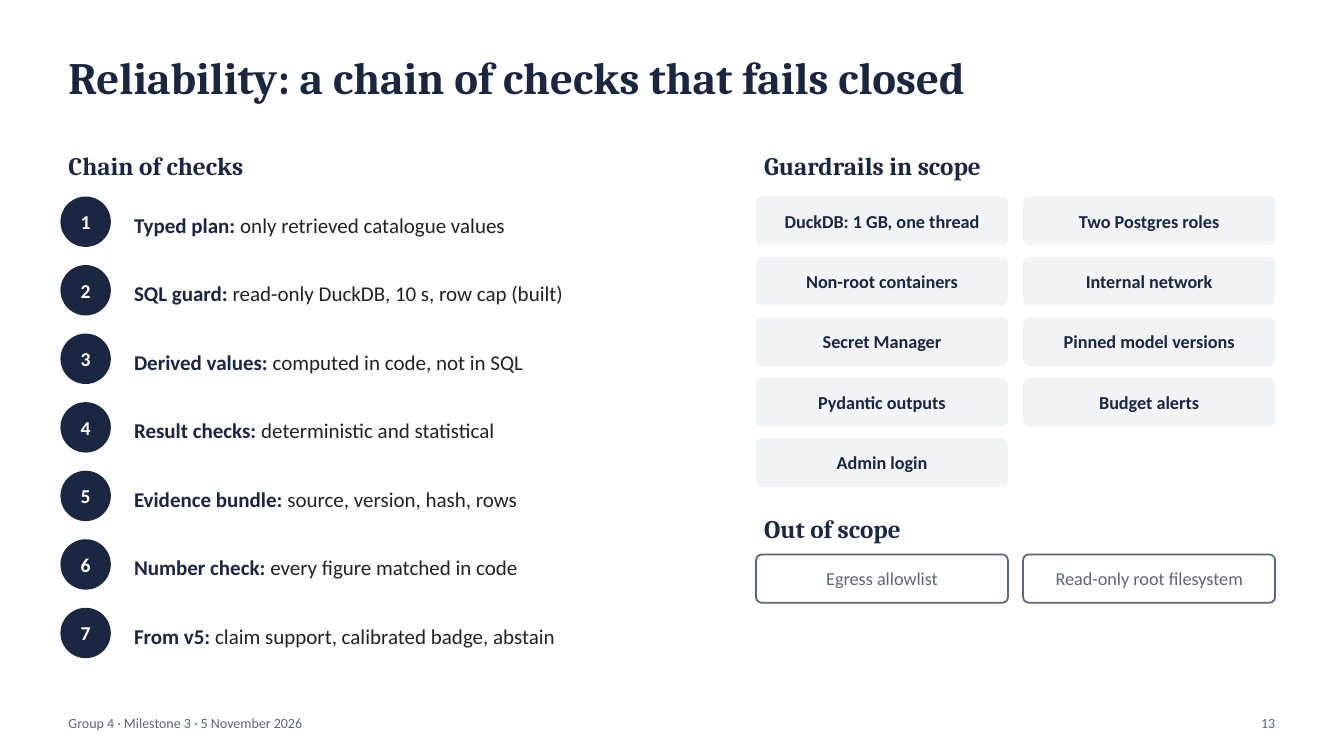
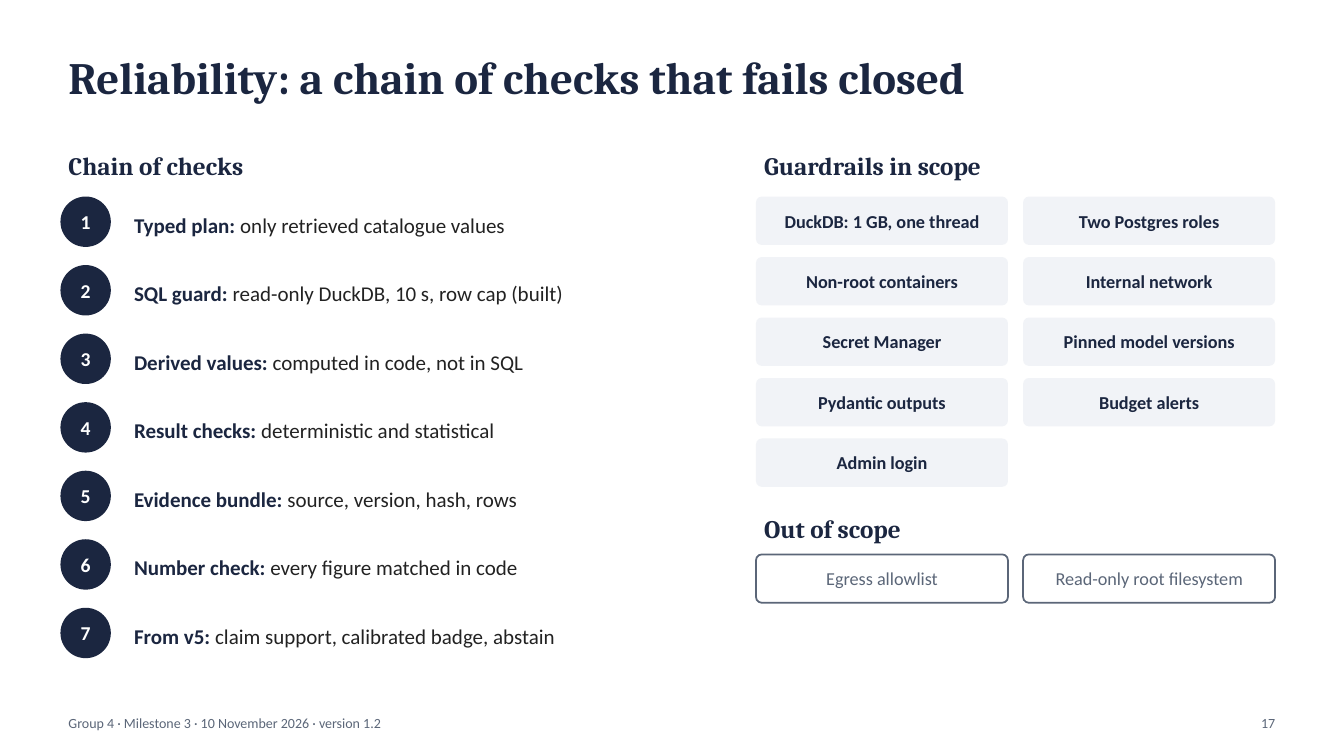
Before and after one commit to sathyaIITM/Group-4-DS-and-AI-Lab-Project, a slide deck: slide 17 of docs/milestones/Milestone3_TA_Presentation.pptx (slide 13 before the commit). Drawn at 1344x756 pixels with LibreOffice and Linux fonts; fonts in the diff are those of the drawing. Boxes give left, top, right and bottom in pixels: in the first picture for what was removed or moved away, otherwise in the second. Text is boxed around its words. In the diff, an @@ line names an element or a change of style, - is before the commit and + after.

Commit message:
DOC: Milestone 3 v1.2 final: slides, sign-off, items moved to Milestone 4, file links in the report; pin the embedding model and pgvector image, record run metadata, add the repeat run and a lock file.

```diff
--- a/docs/milestones/Milestone3_TA_Presentation.pptx
+++ b/docs/milestones/Milestone3_TA_Presentation.pptx
@@ text at (68,718,381,730): text changed @@
-Group 4 · Milestone 3 · 5 November 2026
+Group 4 · Milestone 3 · 10 November 2026 · version 1.2
@@ text at (1261,719,1275,728): text changed @@
-13
+17
```
Also in this commit, not shown: 16 other slides changed, 4 slides added, 10 other files.
